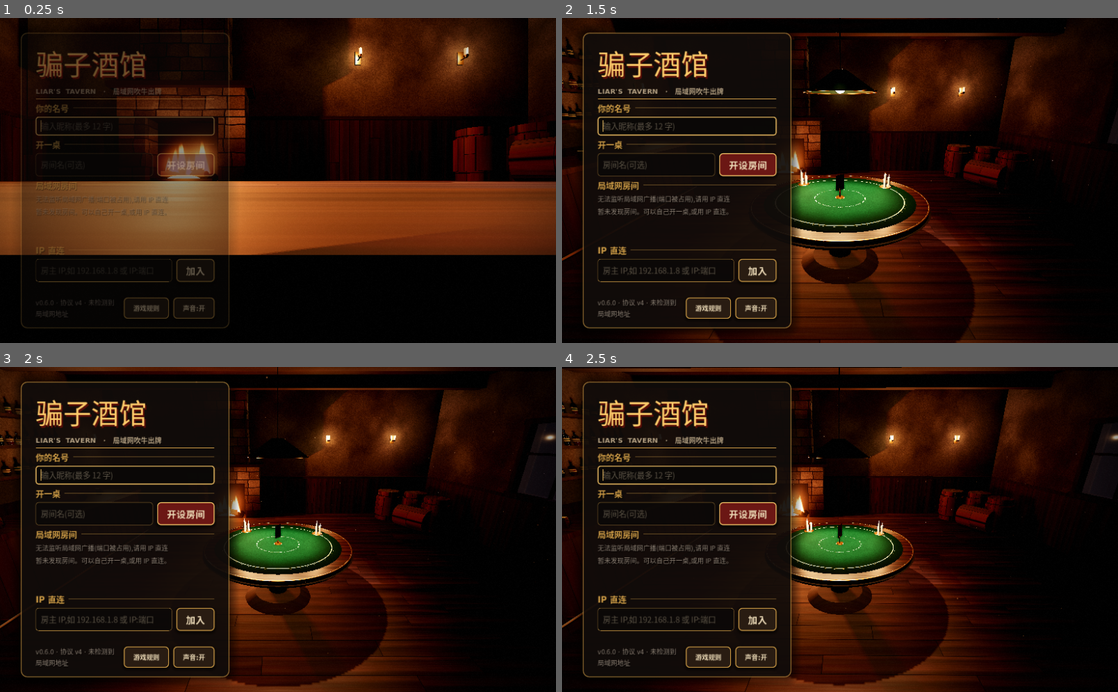
Above: before the commit, frames 1-4 (two rows, left to right).
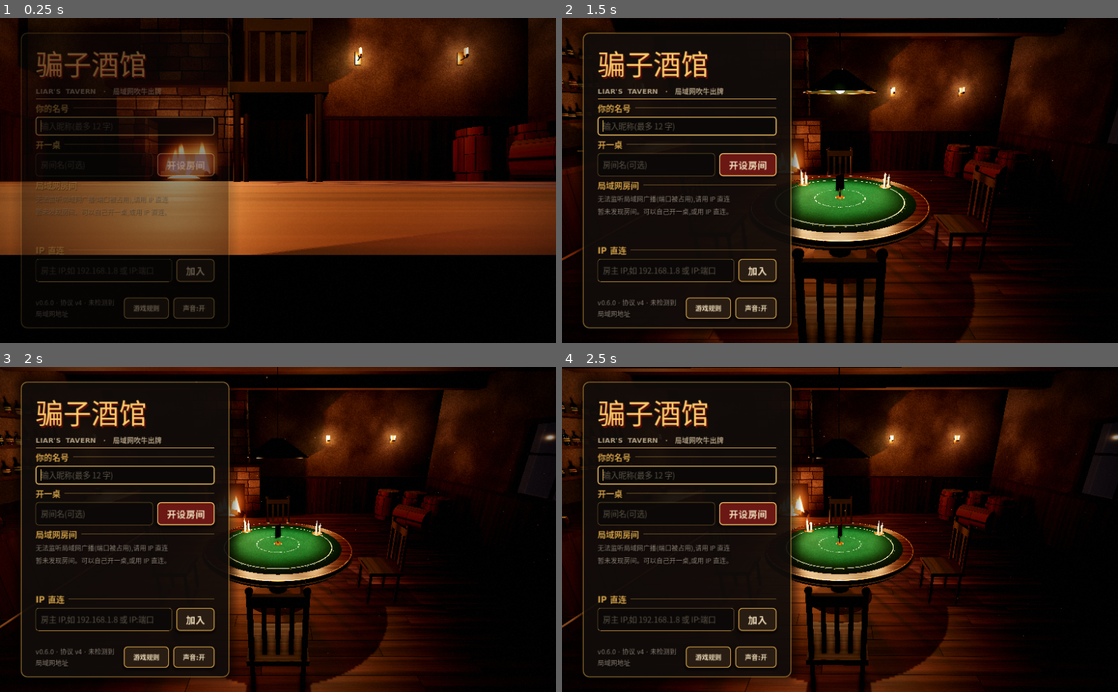
Above: after the commit, the same moments.

Repository: BoAsir/liars-tavern
Game: Godot game, scene res://src/ui/main.tscn
Same seed, same stepped clock (60 frames per second), same inputs: the game is played once before the commit and once after it.
Inputs (mouse positions are in pixels of both pictures, inside the frame that each line leads up to):
- Up to frame 1 (0.25 s): no input
- Up to frame 2 (1.5 s): tap Enter (ui_accept) at 0.5, 0.77 s; move the mouse to (962, 164) at 0.52 s; hold Right (ui_right) 0.53-1.25 s; hold Shift 0.53-1.25 s; click (962, 164) at 0.67 s; drag from (728, 196) to (812, 245) at 1.27 s
- Up to frame 3 (2 s): no input
- Up to frame 4 (2.5 s): move the mouse to (895, 458) at 2.02 s; hold Right (ui_right) from 2.03 s (still down); tap Ctrl at 2.1 s

The runs differ from the first frame. In frame 1, 1.9% of the frame differs, in the area x 40-97%, y 0-53%; in frame 2, 3.9%, in the area x 41-81%, y 39-100%; in frame 3, 2.6%; in frame 4, 2.8%.

Commit message:
feat: 主菜单牌桌摆上 4 把空椅子(共用酒客椅子网格;有酒客时收起);shot.gd 新增 --scene=menu 截主菜单状态
Co-Authored-By: Claude Opus 5.5 <noreply@anthropic.com>

Diff:
--- a/src/world/table_world.gd
+++ b/src/world/table_world.gd
@@ -15,6 +15,7 @@
 # 翻牌机位朝出牌者偏转的权重(0 = 只看翻牌行,1 = 只看出牌者头部)
 const REVEAL_LIAR_WEIGHT_FRONT := 0.35
 const REVEAL_LIAR_WEIGHT_SIDE := 0.2
+const EMPTY_CHAIRS := 4        # 主菜单(没有酒客时)牌桌旁摆的空椅子
 
 var tavern: Tavern
 var cards: CardTable
@@ -23,6 +24,7 @@
 var seat_angles := {}  # pid -> float
 var my_pid := 0
 var _show_self := true
+var _empty_chairs: Array[MeshInstance3D] = []
 
 
 func _init(p_tavern: Tavern) -> void:
@@ -32,6 +34,12 @@
 func _ready() -> void:
 	cards = CardTable.new(self)
 	add_child(cards)
+	# 主菜单第一眼不再是一张光秃秃的桌子:没有酒客时摆上空椅子(共用酒客椅子的网格)
+	for i in EMPTY_CHAIRS:
+		var chair := MeshKit.add(self, PatronParts.chair_mesh(), null)
+		chair.name = "EmptyChair%d" % i
+		chair.transform = seat_transform(TAU * i / EMPTY_CHAIRS)
+		_empty_chairs.append(chair)
 
 
 # —— 座位 ——
@@ -40,6 +48,7 @@
 	# players: [{"pid", ...}] 按座位顺序;新玩家弹出登场,离开的玩家消失
 	my_pid = p_my_pid
 	_show_self = show_self
+	_show_empty_chairs(false)
 	var order := players.map(func(p): return p["pid"])
 	var my_index := maxi(order.find(my_pid), 0)
 	for pid in patrons.keys():
@@ -121,6 +130,12 @@
 	seat_angles = {}
 	cards.clear_all()
 	_clear_debris()
+	_show_empty_chairs(true)
+
+
+func _show_empty_chairs(shown: bool) -> void:
+	for chair in _empty_chairs:
+		chair.visible = shown
 
 
 func _clear_debris() -> void:
--- a/tests/test_table_world.gd
+++ b/tests/test_table_world.gd
@@ -112,3 +112,27 @@
 	world.patrons[2].die()
 	world.clear()
 	assert_eq(_debris().size(), 0)
+
+
+# —— 主菜单空椅子 ——
+
+func _empty_chairs() -> Array:
+	return world.get_children().filter(func(n: Node) -> bool: return String(n.name).begins_with("EmptyChair"))
+
+
+func test_cleared_table_shows_four_shared_empty_chairs():
+	world.clear()
+	var chairs := _empty_chairs()
+	assert_eq(chairs.size(), 4)
+	for chair: MeshInstance3D in chairs:
+		assert_true(chair.visible)
+		assert_same(chair.mesh, chairs[0].mesh, "共用一份椅子网格(自动实例化)")
+
+
+func test_arranging_players_hides_the_empty_chairs():
+	_arrange([1, 2])
+	for chair: MeshInstance3D in _empty_chairs():
+		assert_false(chair.visible, "有真人酒客时空椅子收起(酒客自带椅子)")
+	world.clear()
+	for chair: MeshInstance3D in _empty_chairs():
+		assert_true(chair.visible)
--- a/tools/shot.gd
+++ b/tools/shot.gd
@@ -1,7 +1,7 @@
 extends SceneTree
 # 视觉检查:搭建酒馆并按指定机位截图(需要窗口渲染,不能 --headless)。
 # 用法:godot --path . -s tools/shot.gd -- --out=/tmp/shots --views=seat,menu,overhead [--showcase] [--stats]
-# --showcase 时在桌边摆上 4 名酒客、手牌与左轮,用于检查角色与道具。
+# --showcase 时在桌边摆上 4 名酒客、手牌与左轮,用于检查角色与道具;--scene=menu 时是主菜单状态(空牌桌与空椅子)。
 # --stats 时每个机位打印全帧削顶比例、每张酒客脸与爪子的发白(亮度 ≥ 0.85)/削顶比例、墙面灰泥区域的亮度标准差。
 # 要做前后像素对比(tools/shot_diff.gd)时加 --freeze 与引擎参数 --fixed-fps 60:搭好展台后暂停场景树(呼吸、眨眼、补间、粒子都停下),
 # 每帧时长与随机数种子也固定,两次截图可比。
@@ -37,7 +37,11 @@
 	RenderBudget.apply(root)
 	var tavern := Tavern.new()
 	root.add_child(tavern)
-	if opts.has("showcase"):
+	if opts.get("scene", "") == "menu":
+		var world := TableWorld.new(tavern)
+		tavern.table_root.add_child(world)
+		world.clear()
+	elif opts.has("showcase"):
 		var script: GDScript = load("res://tools/showcase.gd")
 		var showcase: Node = script.new()
 		root.add_child(showcase)
